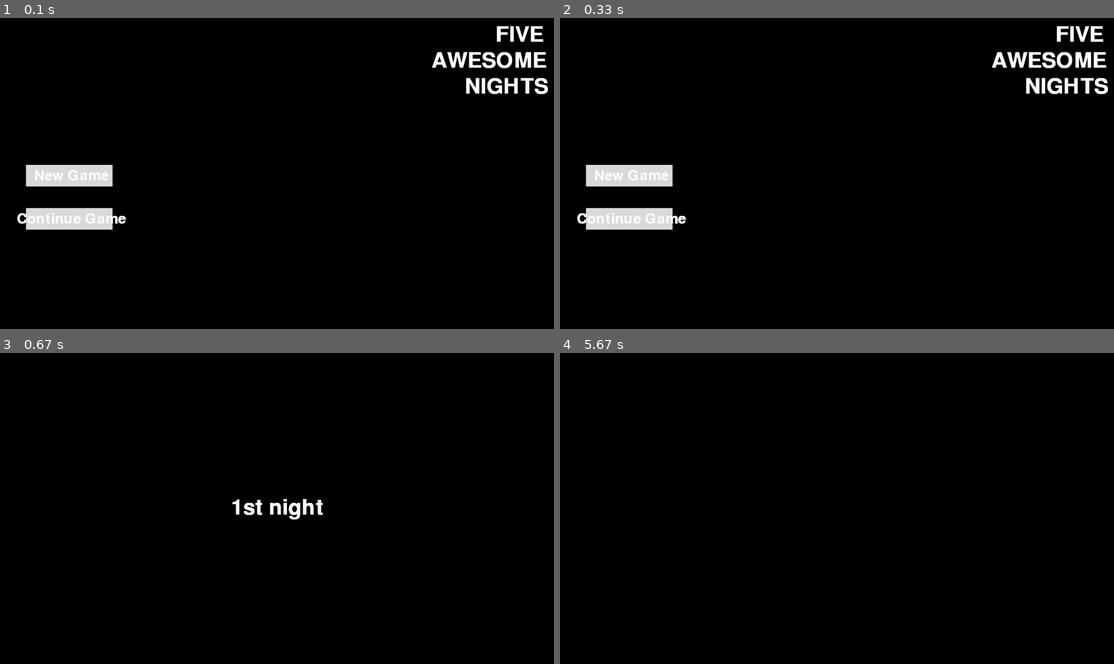
Above: before the commit, frames 1-4 (two rows, left to right).
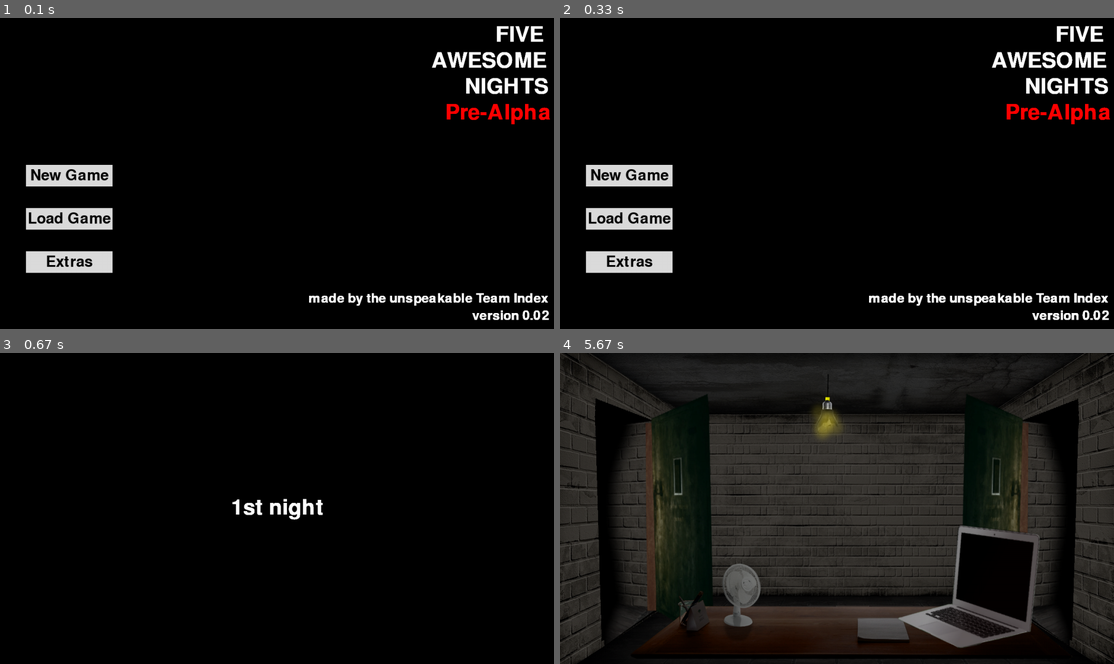
Above: after the commit, the same moments.

Repository: SuperTapood/Python-Game
Game: pygame game, started from main.py
The game is run twice, just before and just after one commit, with the same random seed, the same clock (stepped at 60 frames per second) and the same inputs.
Inputs (mouse positions are in pixels of both pictures, inside the frame that each line leads up to):
- Up to frame 1 (0.1 s): no input
- Up to frame 2 (0.33 s): no input
- Up to frame 3 (0.67 s): press the mouse at (66, 511) at 0.37 s; move the mouse to (182, 555) at 0.47 s; release the mouse at (293, 598) at 0.6 s
- Up to frame 4 (5.67 s): no input

The runs differ from the first frame. In frame 1, 3.4% of the frame differs, in the area x 3-100%, y 27-98%; in frame 2, 3.4%; in frame 3, nothing differs; in frame 4, 67%, in the area x 0-100%, y 0-100%.

Commit message:
refer to the changelog file (0.02) for update details

Diff:
--- a/colors.py
+++ b/colors.py
@@ -1,3 +1,5 @@
 WHITE = (255, 255, 255)
 BLACK = (0, 0, 0)
 GRAY = (220,220,220)
+RED = (255, 0, 0)
+YELLOW = (255, 255, 0)
--- a/easyPygame.py
+++ b/easyPygame.py
@@ -2,18 +2,13 @@
 from colors import WHITE, BLACK
 
 class Button:
-	def __init__(self, txt, color, locTuple, win):
+	def __init__(self, color, locTuple, win):
 		pygame.draw.rect(win, color, locTuple)
 		self.x = locTuple[0]
 		self.y = locTuple[1]
 		self.w = locTuple[2]
 		self.h = locTuple[3]
-		if txt != "":
-			self.placeText(txt, win)
 		return
-
-	def placeText(self, txt, win):
-		txt = Text(txt, int(self.x * 2.5) + 15, self.y + int(self.h / 2), int(self.h / 1.5), win)
 
 	def checkIfClicked(self):
 		mouse = pygame.mouse.get_pos()
@@ -23,12 +18,12 @@
 
 
 class Text:
-	def __init__(self, txt, x, y, size, win):
+	def __init__(self, txt, x, y, size, win, color=WHITE):
 		font = "freesansbold.ttf"
 		x *= 2
 		y *= 2
 		font = pygame.font.Font(font, size)
-		text = font.render(txt, True, WHITE)
+		text = font.render(txt, True, color)
 		rectText = text.get_rect()
 		rectText.center = (x // 2, y // 2)
 		win.blit(text, rectText)
--- a/enemies.py
+++ b/enemies.py
@@ -5,7 +5,7 @@
 class Red(Enemy):
 	path = [1, 2, 3, 4]
 	def __init__(self, lvl):
-		super().__init__(self.path, lvl)
+		super().__init__(self.path, lvl, 1)
 		return
 	pass
 
@@ -15,9 +15,17 @@
 		self.enemies = [Red(levelTuple[0])]
 		return
 
-	def tick(self):
-		start = time()
+	def tick(self, factor):
 		for enem in self.enemies:
-			enem.tick(start)
+			enem.tick(factor)
 		return
+
+	def getEnemiesLocs(self):
+		return [enem.pathIndex for enem in self.enemies]
+
+	def attack(self, prefix):
+		for enem in self.enemies:
+			if enem.canAttack(prefix):
+				return True
+		return False
 	pass
--- a/enemy.py
+++ b/enemy.py
@@ -1,26 +1,27 @@
 from random import randint
 from time import time
+from gameData import ENEMY_DELAY
 
 class Enemy:
-	def __init__(self, path, level):
+	def __init__(self, path, level, side):
+		self.side = side
 		self.path = path
 		self.pathIndex = 0
 		self.level = level
 		self.atDoor = False
 		self.attack = False
 		# clock time in ms (28 seconds?)
-		self.clockTime = (2800 - 100 * (self.level - 1)) / 100
+		self.clockTime = (ENEMY_DELAY - 100 * (self.level - 1)) / 100
 		return
 
 	def tick(self, factor):
-		print(self.clockTime)
 		self.clockTime -= factor
-		rand = randint(0, 20)
 		if self.clockTime <= 0 :
-			if rand <= self.level:
+			rand = randint(0, 20)
+			if rand <= self.level or True:
 				self.pathIndex += 1
 				self.move()
-			self.clockTime = (2800 - 100 * (self.level - 1)) / 100
+			self.clockTime = (ENEMY_DELAY - 100 * (self.level - 1)) / 100
 		return
 
 	def move(self):
@@ -34,4 +35,7 @@
 	def levelUp(self):
 		self.level += 1
 		return
+
+	def canAttack(self, prefix):
+		return prefix[self.side] == "0" and self.attack
 	pass
--- a/gameData.py
+++ b/gameData.py
@@ -20,7 +20,16 @@
 		return (RLEVEL)
 	return
 
+
+def reset():
+	global NIGHT, CURRENT_NIGHT
+	NIGHT = 1
+	CURRENT_NIGHT = 1
+	return
+
 NIGHTTUPLES = [(1, 1)]
-NIGHT = 1
+NIGHT = 2
 RLEVEL = 1
 CURRENT_NIGHT = 1
+NIGHT_LENGTH = 600
+ENEMY_DELAY = 2800
--- /dev/null
+++ b/helpFunctions.py
@@ -0,0 +1,24 @@
+from time import time
+from gameData import NIGHT_LENGTH
+
+
+def returnOfficePrefix(key, currentOffice):
+	left = int(currentOffice[0])
+	right = int(currentOffice[1])
+	if key.lower() == "a":
+		left = abs(left - 1)
+	elif key.lower() == "d":
+		right = abs(right - 1)
+	elif key.lower() == "s":
+		return "cam"
+	return str(left) + str(right)
+
+
+def startNight():
+	global START
+	START = time()
+	return
+
+def checkIfOver():
+	global START
+	return time() - START >= NIGHT_LENGTH
--- a/main.py
+++ b/main.py
@@ -2,19 +2,16 @@
 pygame looping:
 
 self.window.fill(BLACK)
-while True:
-		for event in pygame.event.get():
-			if event.type == pygame.QUIT:
-				pygame.quit()
-				quit()
-		pygame.display.update()
+		while True:
+			for event in pygame.event.get():
+				if event.type == pygame.QUIT:
+					pygame.quit()
+					quit()
+			pygame.display.update()
 """
-
-
-
-
 from screen import Screen
 import pygame
+
 
 
 if __name__ == "__main__":
--- a/screen.py
+++ b/screen.py
@@ -1,13 +1,20 @@
 import pygame
 import os
 from easyPygame import Button, Text
-from colors import WHITE, GRAY, BLACK
+from colors import WHITE, GRAY, BLACK, RED, YELLOW
 import gameData
 from time import time
 import loader
+from helpFunctions import returnOfficePrefix, startNight, checkIfOver
+from time import sleep as wait
+
+
+__version__ = "0.02"
+__author__ = "Team Index"
 
 class Screen:
 	def __init__(self):
+		self.enemies = None
 		self.x = 1280
 		self.y = 720
 		self.window = pygame.display.set_mode((self.x, self.y))
@@ -19,7 +26,6 @@
 				self.imgs.append(self.dir + "\\" + img)
 		self.imgNames = [img[len(img) - 6:len(img) - 4] for img in self.imgs]
 		self.imgs = [pygame.image.load(img) for img in self.imgs]
-		print(self.imgNames)
 		return
 
 	def blitNightNumber(self):
@@ -29,8 +35,8 @@
 			txt = Text(f"{gameData.getNightNum()} night", self.x // 2, self.y // 2, 50, self.window)
 			if time() - start >= 5:
 				self.enemies = loader.loadEnemies()
-				self.blitOffice('00')
-				exit()
+				startNight()
+				self.blitOffice("00")
 			for event in pygame.event.get():
 				if event.type == pygame.QUIT:
 					pygame.quit()
@@ -44,10 +50,36 @@
 			txt = Text("FIVE", 1200, 40, 50, self.window)
 			txt = Text("AWESOME", 1130, 100, 50, self.window)
 			txt = Text("NIGHTS", 1170, 160, 50, self.window)
-			startBtn = Button("New Game", GRAY, (60, 340, 200, 50),  self.window,)
-			if startBtn.checkIfClicked():
+			txt = Text("Pre-Alpha", 1150, 220, 50, self.window, RED)
+			txt = Text(f"version {__version__}", 1180, 690, 30, self.window)
+			txt = Text(f"made by the unspeakable {__author__}", 990, 650, 30, self.window)
+			newBtn = Button(GRAY, (60, 340, 200, 50),  self.window,)
+			txt = Text("New Game", 160, 365, 35, self.window, BLACK)
+			if newBtn.checkIfClicked():
+				gameData.reset()
 				self.blitNightNumber()
-			loadBtn = Button("Continue Game", GRAY, (60, 440, 200, 50), self.window)
+			loadBtn = Button(GRAY, (60, 440, 200, 50), self.window)
+			txt = Text("Load Game", 160, 465, 35, self.window, BLACK)
+			if loadBtn.checkIfClicked():
+				self.blitNightNumber()
+			ExtraBtn = Button(GRAY, (60, 540, 200, 50), self.window)
+			txt = Text("Extras", 160, 565, 35, self.window, BLACK)
+			if ExtraBtn.checkIfClicked():
+				self.blitExtras()
+			for event in pygame.event.get():
+				if event.type == pygame.QUIT:
+					pygame.quit()
+					quit()
+			pygame.display.update()
+		return
+
+	def blitExtras(self):
+		self.window.fill(BLACK)
+		start = time()
+		while True:
+			txt = Text("Extras section not avaliable yet... exiting...", self.x // 2, self.y // 2, 35, self.window, WHITE)
+			if time() - start >= 3:
+				self.blitMainMenu()
 			for event in pygame.event.get():
 				if event.type == pygame.QUIT:
 					pygame.quit()
@@ -57,7 +89,61 @@
 
 	def blitOffice(self, prefix):
 		self.window.fill(BLACK)
+		officeState = prefix
+		self.window.blit(self.imgs[self.imgNames.index(officeState)], (0, 0))
+		start = time()
+		frame = 0
 		while True:
+			if checkIfOver():
+				self.blitWin()
+			frame += 1
+			for event in pygame.event.get():
+				if event.type == pygame.QUIT:
+					pygame.quit()
+					quit()
+				elif event.type == pygame.KEYDOWN:
+					if returnOfficePrefix(chr(event.key), officeState) == "cam":
+						self.blitCameras(officeState)
+					else:
+						officeState = returnOfficePrefix(chr(event.key), officeState)
+						self.window.blit(self.imgs[self.imgNames.index(officeState)], (0, 0))
+			self.enemies.tick(time() - start)
+			start = time()
+			pygame.display.update()
+		return
+
+	def blitCameras(self, prefix):
+		start = time()
+		officeState = prefix
+		while True:
+			if checkIfOver():
+				self.blitWin()
+			self.window.fill(BLACK)
+			pos = self.enemies.getEnemiesLocs()
+			txt = Text(f"Red: {pos[0]}", self.x // 2, self.y // 2, 50, self.window)
+			for event in pygame.event.get():
+				if event.type == pygame.QUIT:
+					pygame.quit()
+					quit()
+				elif event.type == pygame.KEYDOWN:
+					if returnOfficePrefix(chr(event.key), officeState) == "cam":
+						self.blitOffice(officeState)
+					else:
+						officeState = returnOfficePrefix(chr(event.key), officeState)
+			self.enemies.tick(time() - start)
+			start = time()
+			pygame.display.update()
+			if self.enemies.attack(prefix):
+				self.blitDeathScreen()
+		return
+
+	def blitDeathScreen(self):
+		self.window.fill(BLACK)
+		start = time()
+		while True:
+			if time() - start >= 5:
+				self.blitMainMenu()
+			txt = Text("You A Dead Boi", self.x // 2, self.y // 2, 50, self.window, RED)
 			for event in pygame.event.get():
 				if event.type == pygame.QUIT:
 					pygame.quit()
@@ -65,6 +151,16 @@
 			pygame.display.update()
 		return
 
+	def blitWin(self):
+		self.window.fill(BLACK)
+		while True:
+			txt = Text("YOU ARE A WIN!!!", self.x // 2, self.y // 2, 50, self.window, YELLOW)
+			for event in pygame.event.get():
+				if event.type == pygame.QUIT:
+					pygame.quit()
+					quit()
+			pygame.display.update()
+		return
 	pass
 
 
Not shown, changed: ChangeLog.txt
Empty file removed: blue.py
Empty file removed: green.py
Empty file removed: red.py
Empty file removed: yellow.py
